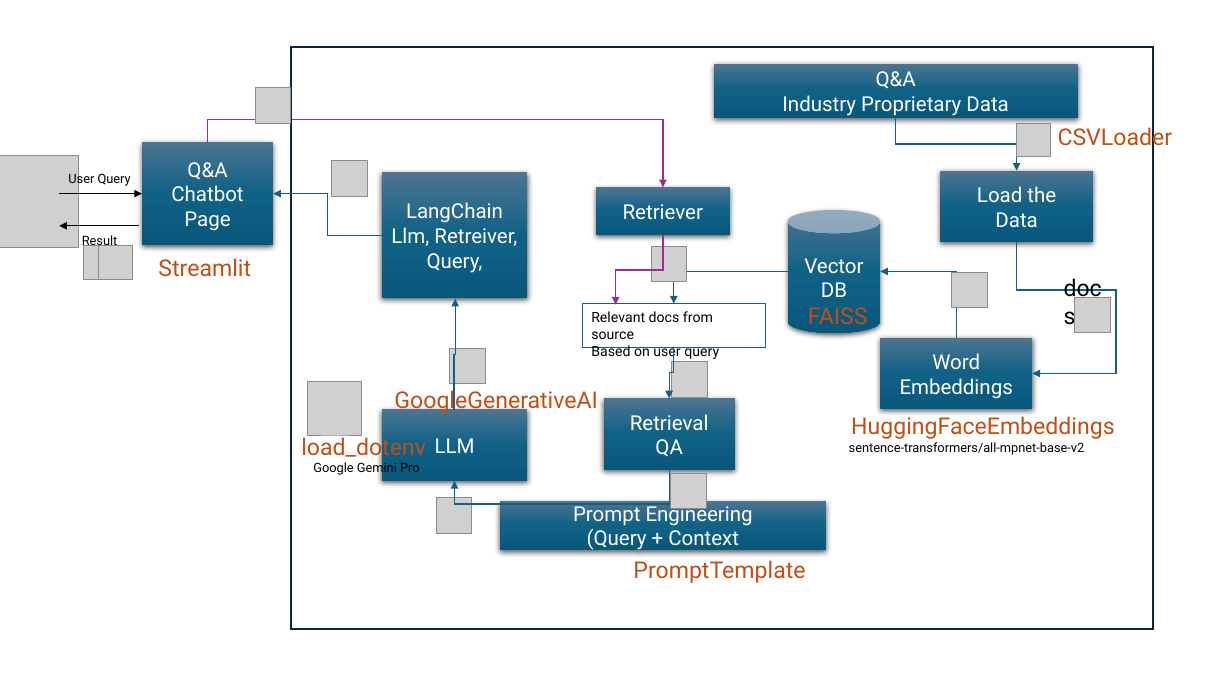
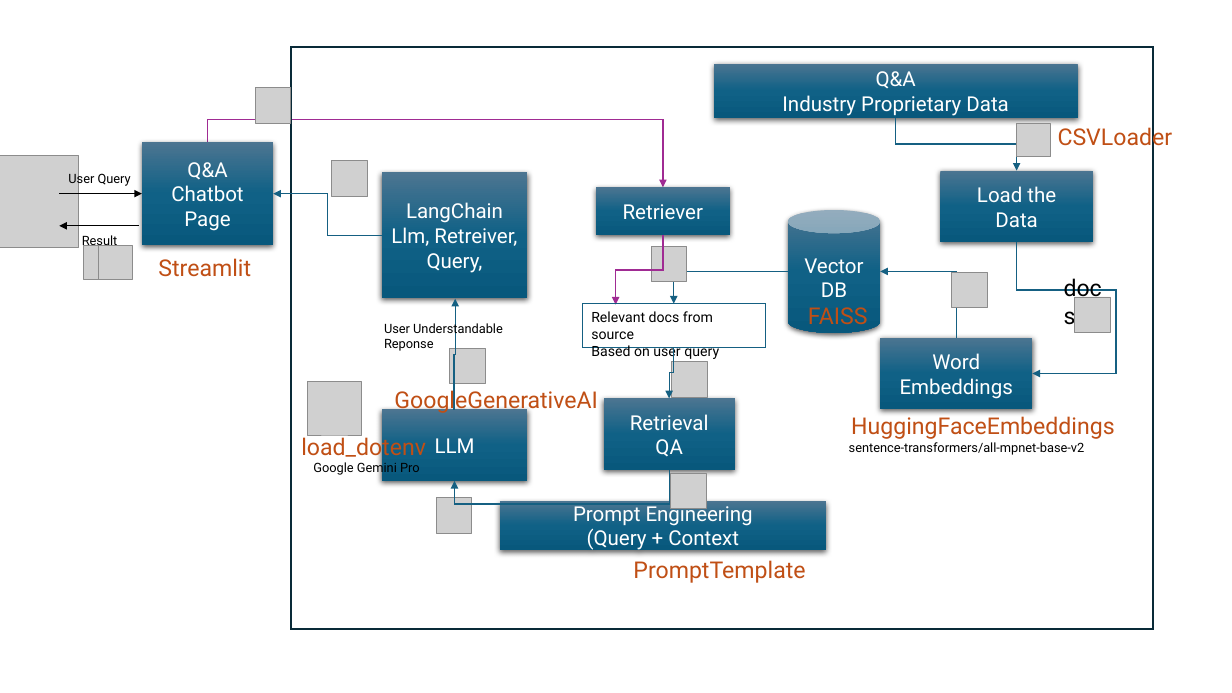
Before and after one commit to priyalanile/genai_edtech_project, a slide deck: slide 1 of Technical_Architecture_&_Flow.pptx. Drawn at 1232x693 pixels with LibreOffice and Linux fonts; fonts in the diff are those of the drawing; grey boxes stand for pictures. Boxes give left, top, right and bottom in pixels: in the first picture for what was removed or moved away, otherwise in the second. Text is boxed around its words. In the diff, an @@ line names an element or a change of style, - is before the commit and + after.

Commit message:
updating the ppt

```diff
--- a/Technical_Architecture_&_Flow.pptx
+++ b/Technical_Architecture_&_Flow.pptx
@@ text added at (384, 321, 503, 351), 10 pt, text #000000 @@
+User Understandable
+Reponse
```
Also in this commit, not shown: 1 slide added.
